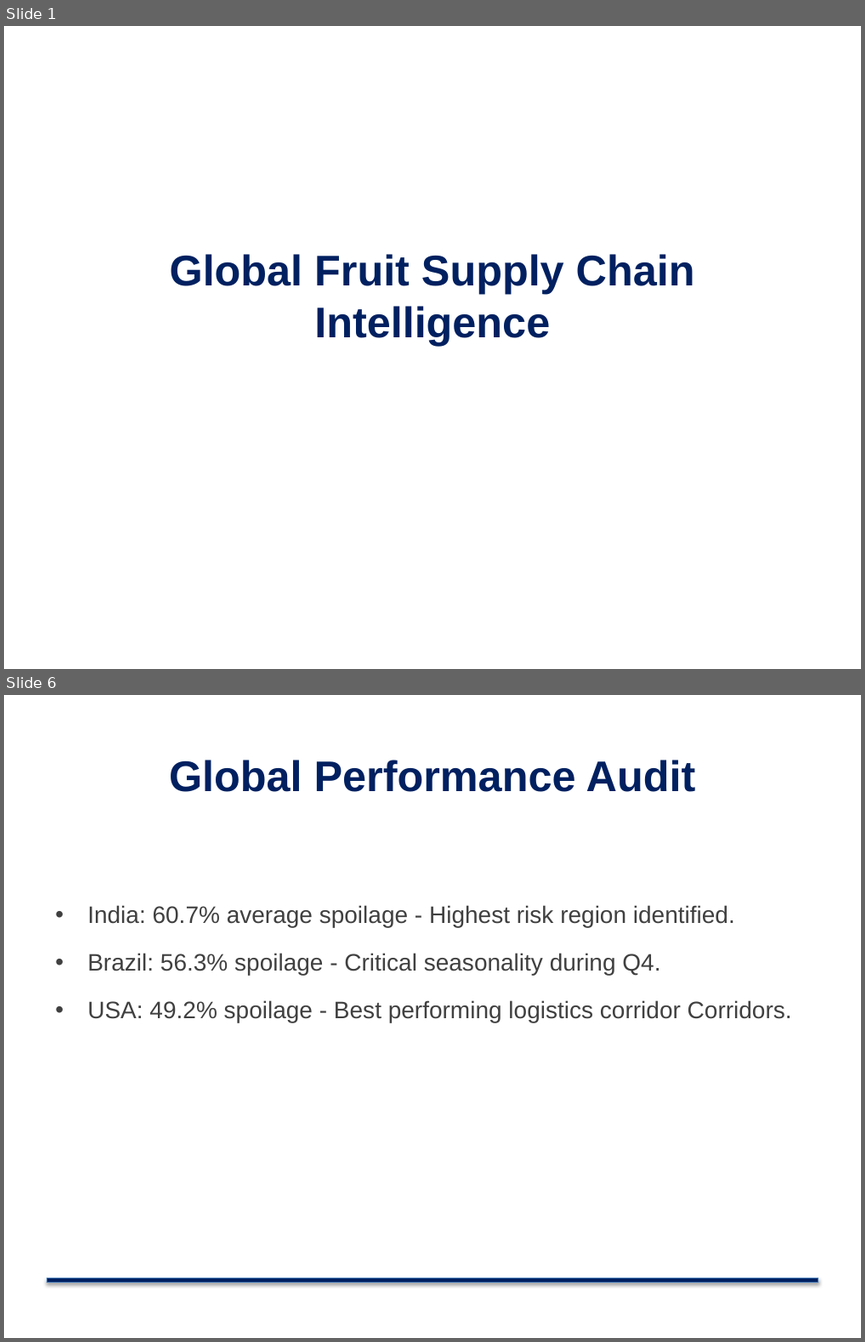
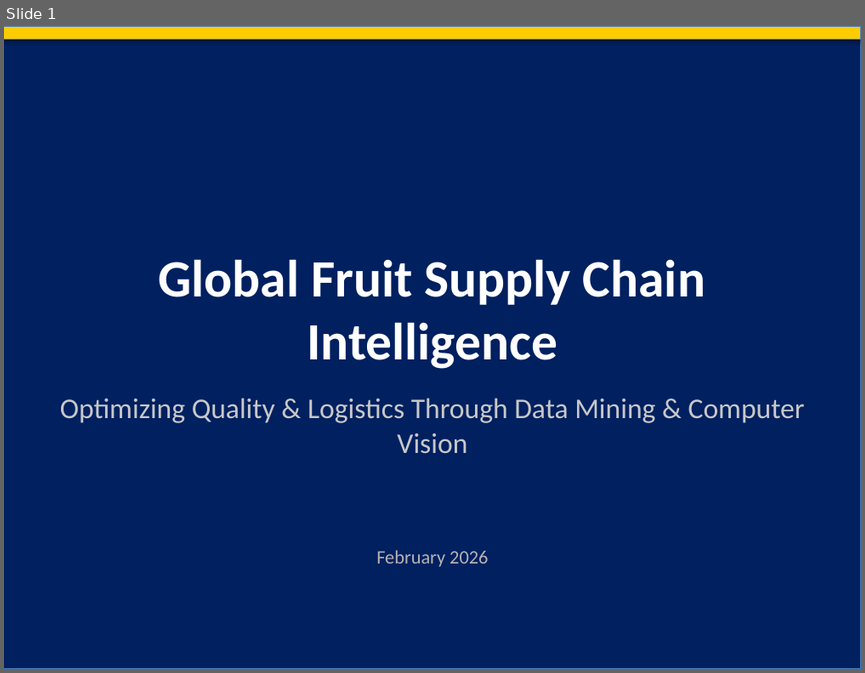
Before and after one commit to HakimiMasstar/data-mining-project, a slide deck: Global_Supply_Chain_Corporate.pptx. Shown one above the other, each under a label of ours: slides 1 and 6 before the commit, slide 1 after it; the slides between them are not shown. The pictures are 865x1342 and 865x673 pixels, drawn with LibreOffice and Linux fonts; fonts in the diff are those of the drawing. Boxes give left, top, right and bottom in pixels: in the first picture for what was removed or moved away, otherwise in the second. Text is boxed around its words. In the diff, an @@ line names an element or a change of style, - is before the commit and + after.

```diff
--- a/Global_Supply_Chain_Corporate.pptx
+++ b/Global_Supply_Chain_Corporate.pptx
@@ slide 6 removed at (4,695,861,1338), background #FFFFFF @@
@@ title removed at (169,760,696,792) @@
-Global Performance Audit
@@ text removed at (87,905,792,1022) @@
-• India: 60.7% average spoilage - Highest risk region identified.
-• Brazil: 56.3% spoilage - Critical seasonality during Q4.
-• USA: 49.2% spoilage - Best performing logistics corridor Corridors.
@@ rectangle removed at (46,1277,818,1281) @@
@@ slide 1 changed as well @@
@@ rectangle added at (4,26,861,669), fill #002060, outline #4B7EBC 0.75 pt @@
@@ rectangle added at (4,26,861,39), fill #FFCC00, outline #4B7EBC 0.75 pt @@
@@ text "Global Fruit Supply Chain Intelligence": place and size @@
-text "Global Fruit Supply Chain Intelligence" at (170,254,695,346)
+text "Global Fruit Supply Chain Intelligence" at (158,259,705,369)
@@ text "Global Fruit Supply Chain Intelligence" at (158,259,705,369): size 36 to 44 pt, font Arial to Calibri, text colour #002060 to #FFFFFF; vertical alignment middle to top @@
@@ text added at (60,397,805,454), 24 pt, text #C8C8C8 @@
+Optimizing Quality & Logistics Through Data Mining & Computer Vision
@@ text added at (376,550,488,567), 16 pt, text #B4B4B4 @@
+February 2026
```
Also in this commit, not shown: 1 other slide changed, 8 slides added, 7 other slides removed, 3 other files.
